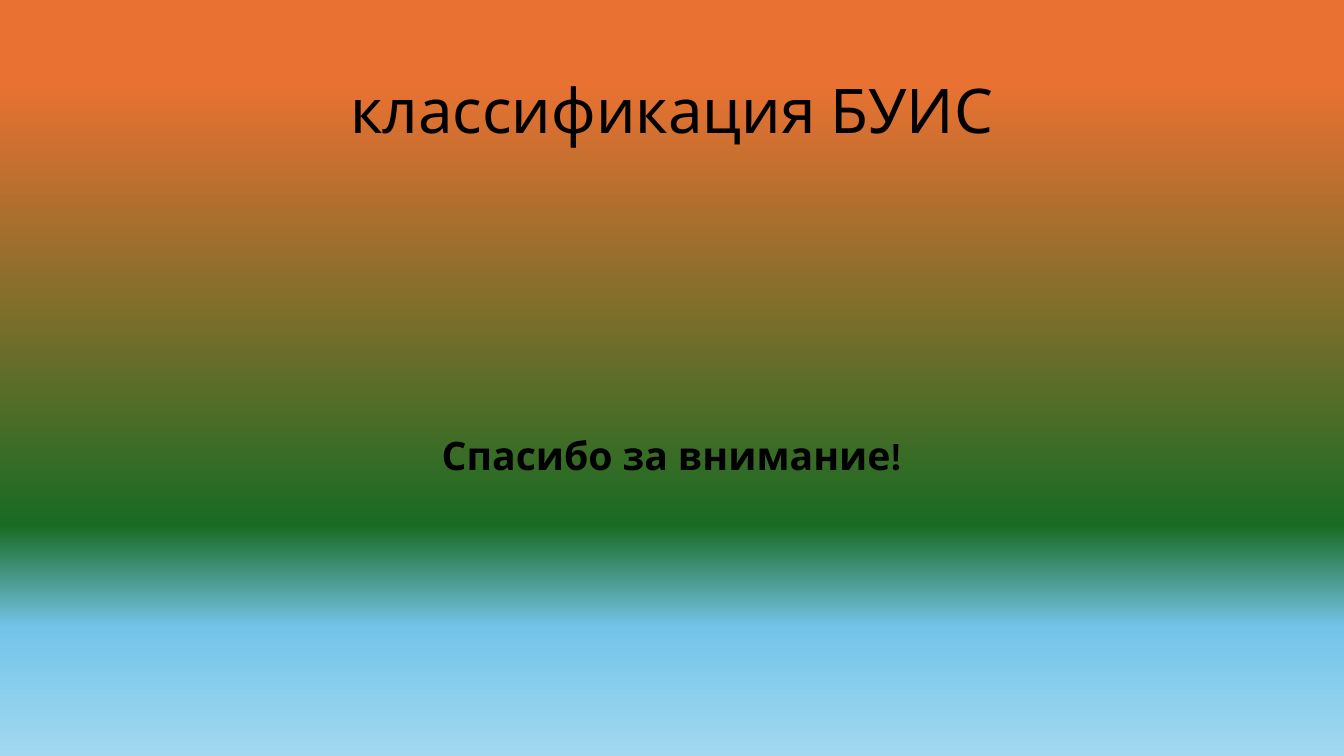
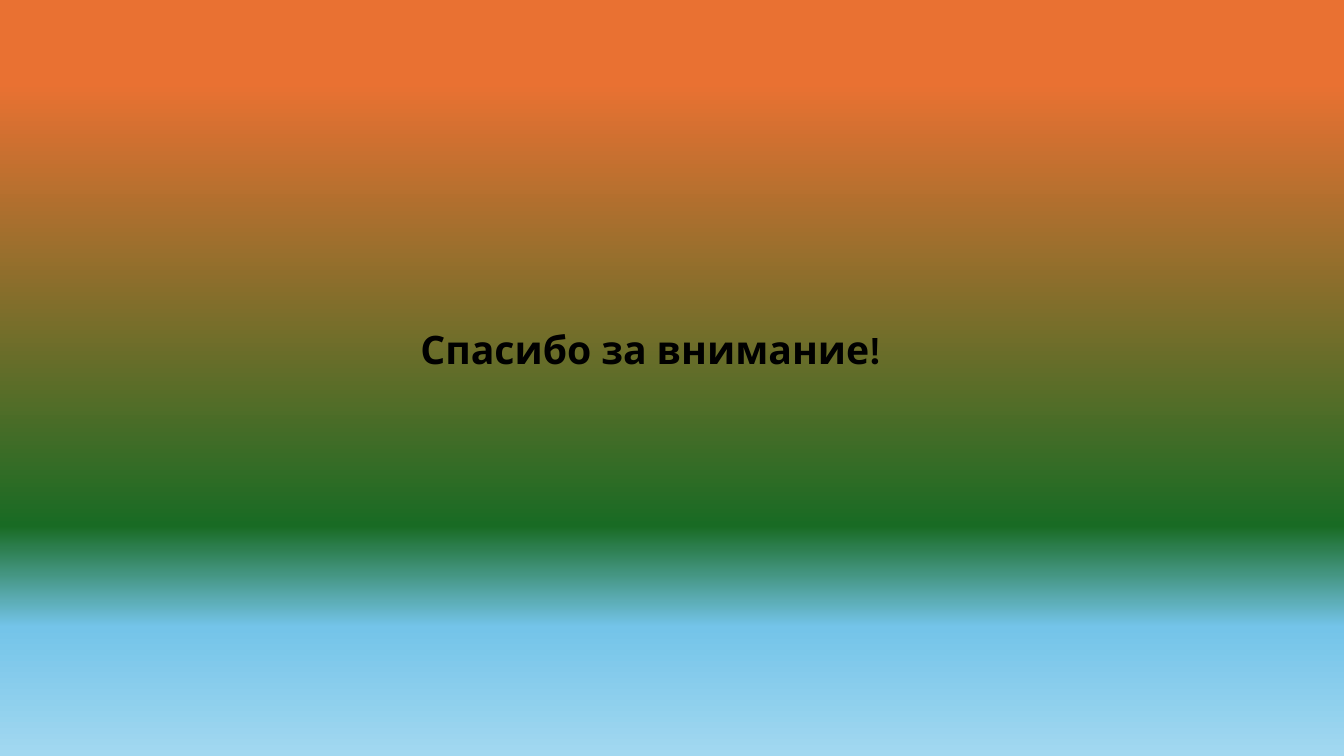
Before and after one commit to Di-Liks/Classification-of-BUIS, a slide deck: slide 10 of классификация БУИС.pptx (slide 11 before the commit). Drawn at 1344x756 pixels with LibreOffice and Linux fonts; fonts in the diff are those of the drawing. Boxes give left, top, right and bottom in pixels: in the first picture for what was removed or moved away, otherwise in the second. Text is boxed around its words. In the diff, an @@ line names an element or a change of style, - is before the commit and + after.

```diff
--- a/классификация БУИС.pptx
+++ b/классификация БУИС.pptx
@@ title removed at box(350, 86, 994, 148) @@
-классификация БУИС
@@ text "Спасибо за внимание!": place and size @@
-text "Спасибо за внимание!" at box(442, 440, 891, 471)
+text "Спасибо за внимание!" at box(420, 334, 870, 365)
```
Also in this commit, not shown: 9 other slides changed, 1 slide removed, 1 other file.
